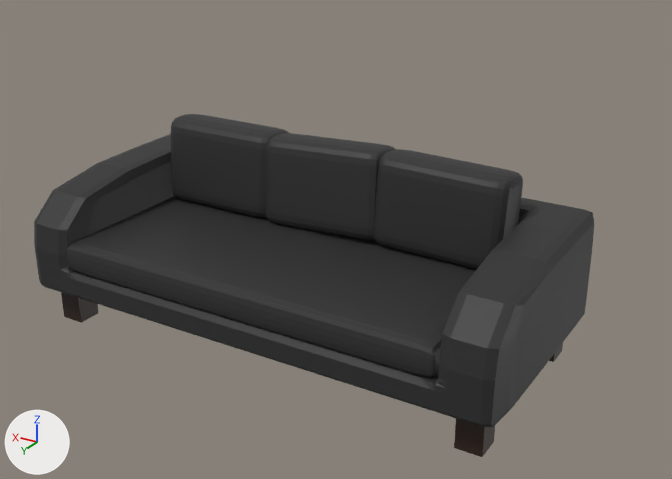
Renders of the Blender file asset_sources/furniture/couch_0.blend from each side of a commit.
Both versions are drawn from a 50 mm lens placed at (-1.96, 3.17, 1.65), pointed at (-0.12, 0.1, 0.11). Lighting does not change. The marker at lower left points along +X, +Y and +Z.
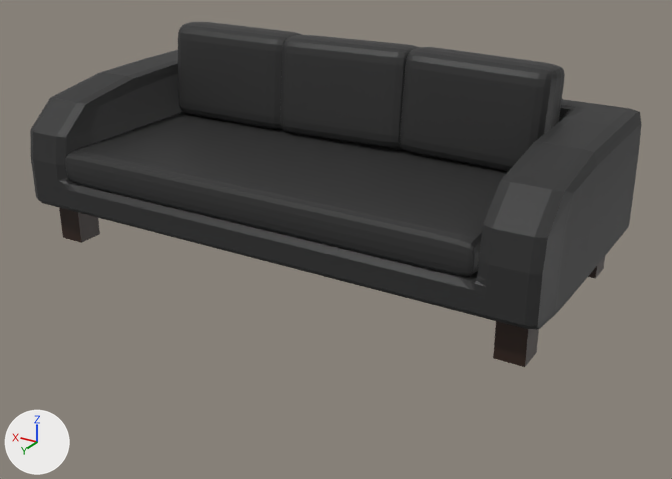
Boxes [x1, y1, x2, y2] around the edits, measured in the pictures (672 x 479 px):
'couch', moved, rescaled (9% wider)
    before: [34, 134, 594, 427]
    after: [30, 50, 642, 329]
'Cube.002', moved, rescaled (8% wider, 9% shorter)
    before: [67, 196, 476, 377]
    after: [65, 112, 507, 276]
'Cube.004', moved, rescaled (11% wider)
    before: [374, 149, 523, 270]
    after: [400, 47, 565, 172]
'Cube.005', turned, moved, rescaled
    before: [266, 133, 395, 241]
    after: [280, 35, 419, 150]
'Cube.003', moved, rescaled
    before: [171, 114, 289, 218]
    after: [178, 22, 302, 130]
'Cube.008', moved, rescaled (9% wider)
    before: [61, 292, 563, 457]
    after: [59, 208, 605, 367]

What the commit changed:
Object 'Cube.005' (ob_cube_005) turns from (-83, 2.2, 1.7) to (-83, 0.7, 1.2) degrees about x, y and z.
Object 'couch' (ob_couch) moves from (0.0, 0.0, 0.0) to (0.0, -0.171, 0.352).
Object 'couch' (ob_couch) is rescaled from (1.0, 1.0, 1.0) to (1.08, 1.08, 1.08).
